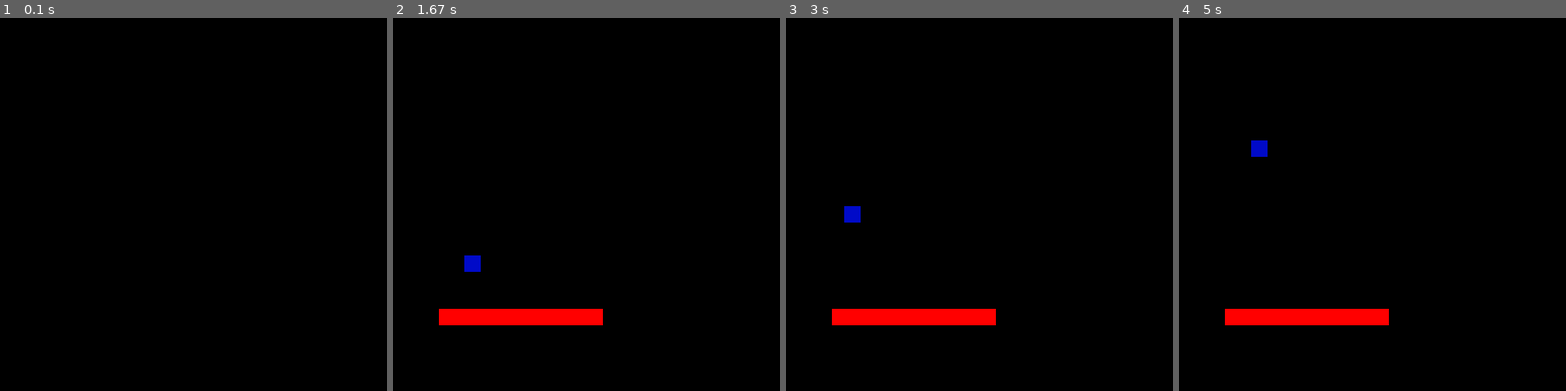
Above: before the commit, frames 1-4 (left to right).
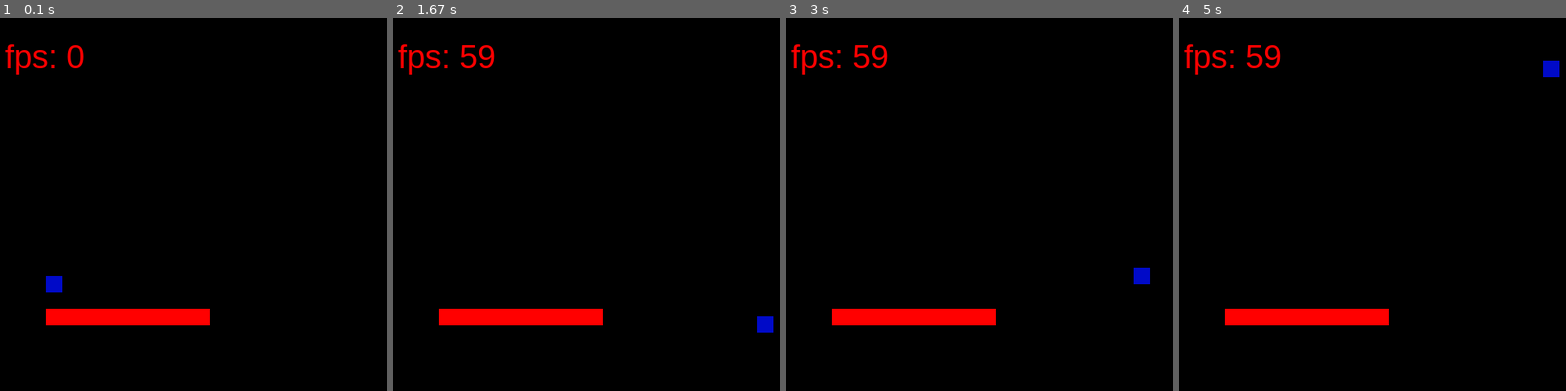
Above: after the commit, the same moments.

Repository: fille/pygameproto
Game: pygame game, started from pyplatform.py
Two runs of this game, one before a commit and one after it. Both use one fixed random seed, a clock stepped at 60 frames per second and the inputs below. The source is Python 2; it was converted automatically to run under Python 3.
Inputs:
- Up to frame 1 (0.1 s): no input
- Up to frame 2 (1.67 s): hold Right 0.33-0.8 s; hold Right 0.83-1.3 s; tap Space at 0.9, 1.2, 1.4 s; hold Left from 1.33 s (still down)
- Up to frame 3 (3 s): tap Space at 1.7, 1.97, 2.27, 2.4, 2.7 s; release Left at 1.87 s; hold Left 1.9-2.3 s; hold Right 2.33-2.97 s
- Up to frame 4 (5 s): hold Left 3-3.47 s; tap Space at 3.07, 3.37, 3.57, 3.87, 4.07, 4.37, 4.57, 4.87 s; hold Right 3.5-3.97 s; hold Right 4-4.47 s; hold Left from 4.5 s (still down)

The runs differ from the first frame. In frame 1, 2.5% of the frame differs, in the area x 1-55%, y 7-83%; in frame 2, 1.0%; in frame 3, 1.0%; in frame 4, 1.0%.

Commit message:
fix fps and collision

Diff:
--- a/pyplatform.py
+++ b/pyplatform.py
@@ -1,7 +1,6 @@
 import os, sys
 import pygame
 import math
-import time
 from decimal import Decimal
 from pygame.locals import *
 
@@ -54,7 +53,11 @@
 			if self.rect.bottomleft[1] > wall.rect.topleft[1] and self.rect.bottomright[0] < wall.rect.topright[0]:
 				if self.jumpMe  != 1 :
 					self.jumpacc = 0
-			if self.rect.bottomleft[0] < wall.rect.topleft[0] and self.rect.bottomleft[1] < wall.rect.bottomright[1]:
+			if self.rect.bottomleft[0] < wall.rect.topleft[0] and self.rect.bottomright[1] < wall.rect.bottomright[1]:
+				if self.jumpMe  != 1 :
+					self.jumpacc = -0.8
+			if self.rect.topleft[0] < wall.rect.bottomleft[0] and self.rect.bottomright[1] > wall.rect.bottomright[0]:
+				print "hej"
 				if self.jumpMe  != 1 :
 					self.jumpacc = -0.8
 
@@ -104,14 +107,18 @@
  screen = pygame.display.set_mode((640, 480))
  background = pygame.Surface(screen.get_size())
  background = background.convert()
-
+ myfont = pygame.font.SysFont("Arial MS", 40)
  walla = Wall((100,380),200)
  wall2 = Wall((300,300),400)
  obj = Gubbe((100,300),[walla])
  sprites =  pygame.sprite.Group((obj,walla))
  running = True
+ clock = pygame.time.Clock()
  while(running):
-  time.sleep(0.1)
+  clock.tick(60)
+  screen.fill(pygame.Color("black"))
+  label = myfont.render("fps: "+str(int(clock.get_fps())), 1, (255,0,0))
+  screen.blit(label, (50, 50))
   sprites.clear(screen,background);
   sprites.update();
   sprites.draw(screen)
